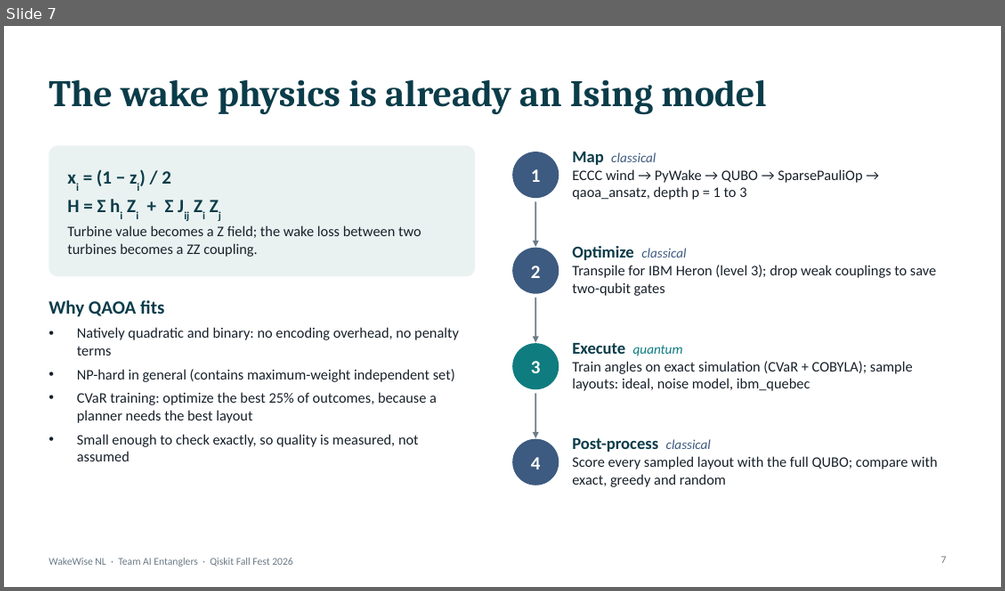
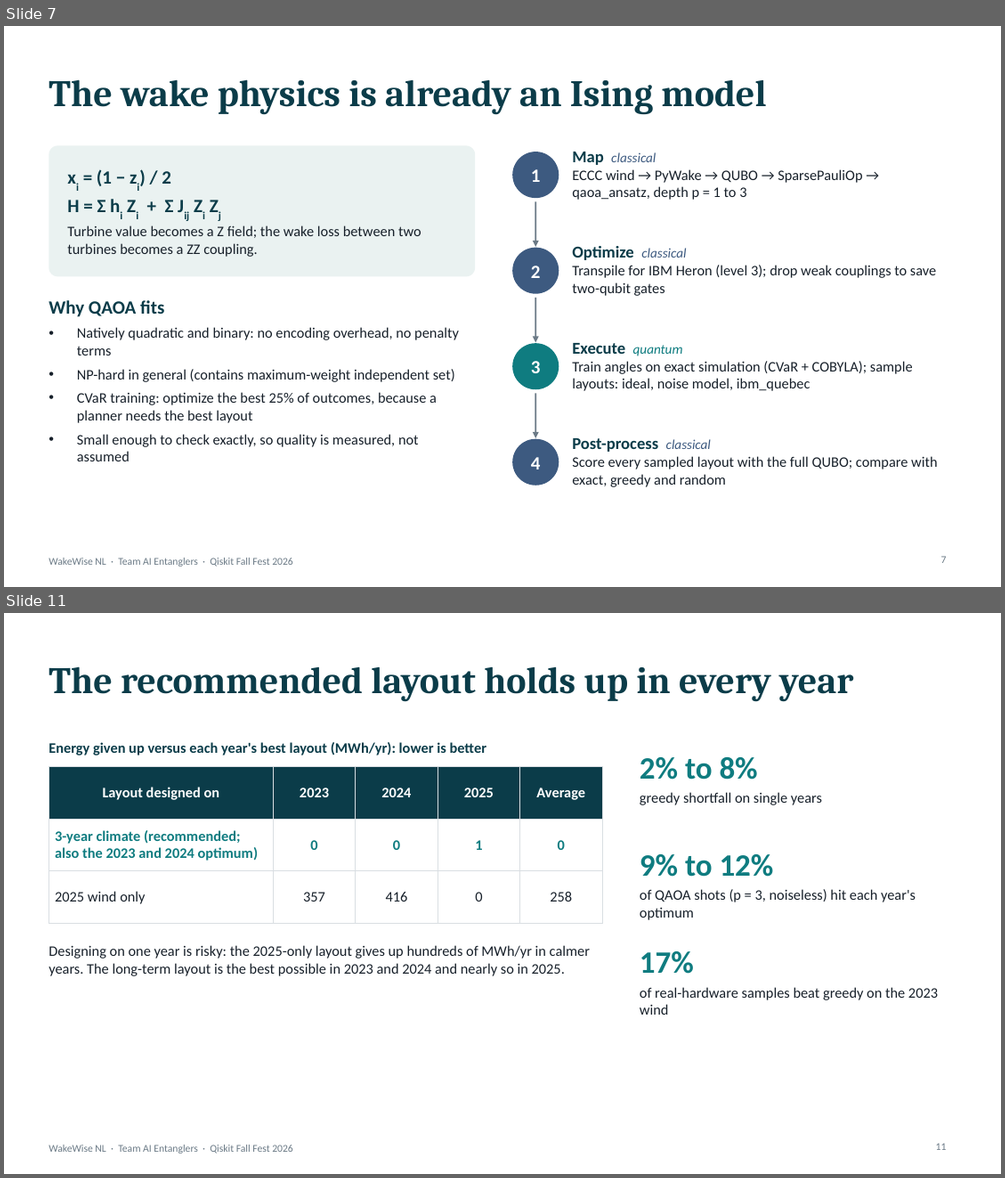
Before and after one commit to mrw-soumik/Qiskit-AI-Entanglers-, a slide deck: slides/WakeWise_NL_AI_Entanglers.pptx. Shown one above the other, each under a label of ours: slide 7 before the commit, slides 7 and 11 after it; the slides between them are not shown. The pictures are 1005x591 and 1005x1178 pixels, drawn with LibreOffice and Linux fonts; fonts in the diff are those of the drawing. Boxes give left, top, right and bottom in pixels: in the first picture for what was removed or moved away, otherwise in the second. Text is boxed around its words. In the diff, an @@ line names an element or a change of style, - is before the commit and + after.

```diff
--- a/slides/WakeWise_NL_AI_Entanglers.pptx
+++ b/slides/WakeWise_NL_AI_Entanglers.pptx
@@ slide 11 added at [4,613,1001,1174], background #FFFFFF; not listed: 1 template element that a slide beside it also shows @@
@@ title added at [48,666,853,702], 36 pt, text #0B3C49, bold @@
+The recommended layout holds up in every year
@@ text added at [48,742,486,755], 14 pt, text #0B3C49, bold @@
+Energy given up versus each year's best layout (MWh/yr): lower is better
@@ table added at [48,766,602,908], 3 rows, 5 columns @@
+Layout designed on | 2023 | 2024 | 2025 | Average
+3-year climate (recommended; also the 2023 and 2024 optimum) | 0 | 0 | 1 | 0
+2025 wind only | 357 | 416 | 0 | 258
@@ text added at [639,757,758,779], 30 pt, text #0F7C80, bold @@
+2% to 8%
@@ text added at [639,792,822,805], 14 pt, text #17202A @@
+greedy shortfall on single years
@@ text added at [639,854,774,876], 30 pt, text #0F7C80, bold @@
+9% to 12%
@@ text added at [639,889,915,920], 14 pt, text #17202A @@
+of QAOA shots (p = 3, noiseless) hit each year's optimum
@@ text added at [48,945,590,976], 14 pt, text #17202A @@
+Designing on one year is risky: the 2025-only layout gives up hundreds of MWh/yr in calmer years. The long-term layout is the best possible in 2023 and 2024 and nearly so in 2025.
@@ text added at [639,951,694,973], 30 pt, text #0F7C80, bold @@
+17%
@@ text added at [639,987,938,1014], 14 pt, text #17202A @@
+of real-hardware samples beat greedy on the 2023 wind
@@ page number added at [936,1143,947,1150], 10 pt, text #6B7A86 @@
+11
```
Also in this commit, not shown: 12 slides changed, 28 other files.
